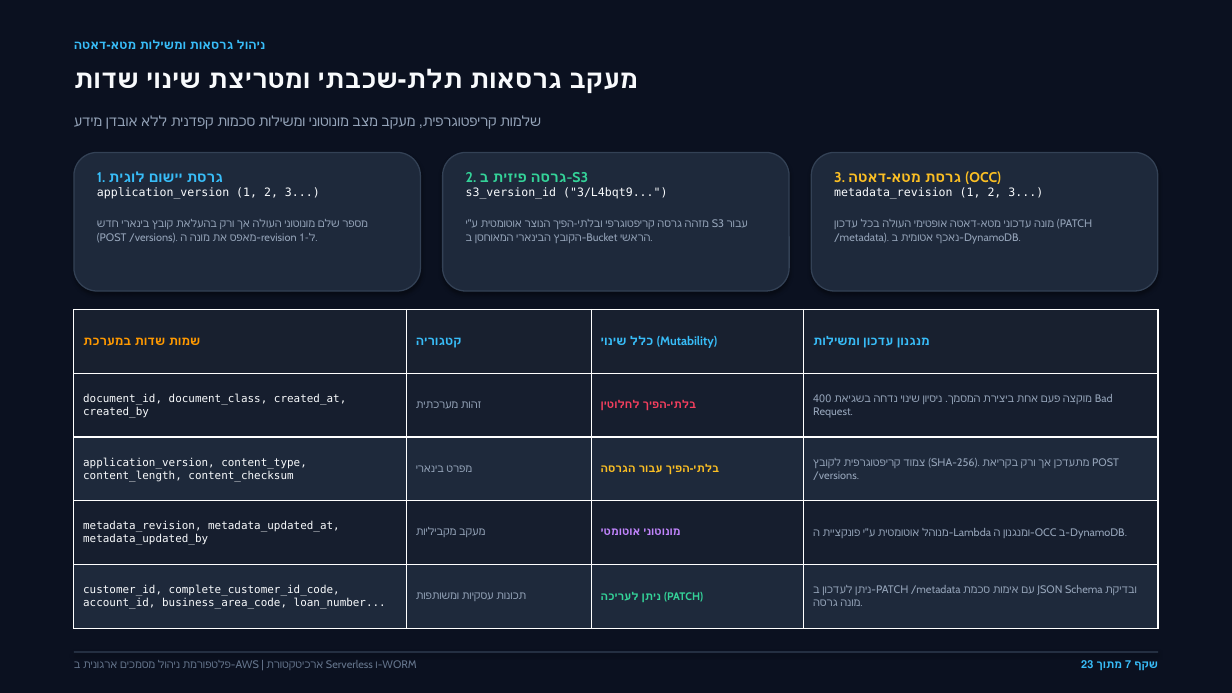
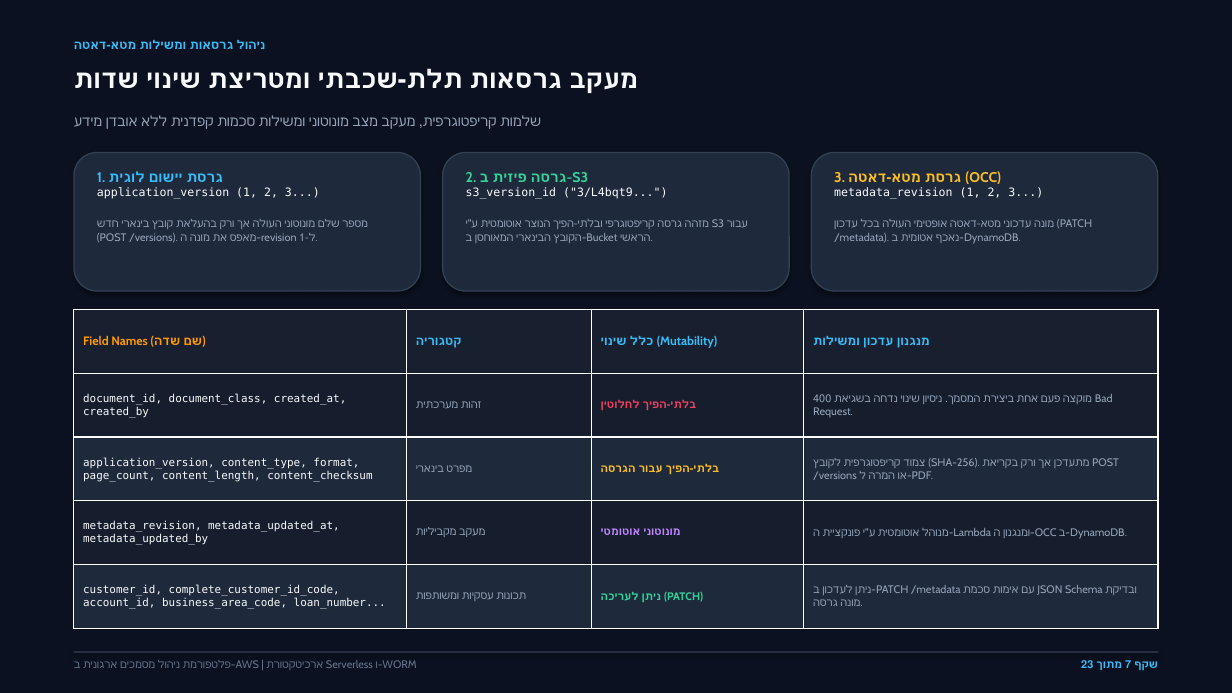
Before and after one commit to peydan/aws-doc-management-system, a slide deck: slide 7 of presentations/AWS_Document_Management_Platform_Architecture_Hebrew.pptx. Drawn at 1232x693 pixels with LibreOffice and Linux fonts; fonts in the diff are those of the drawing. Boxes give left, top, right and bottom in pixels: in the first picture for what was removed or moved away, otherwise in the second. Text is boxed around its words. In the diff, an @@ line names an element or a change of style, - is before the commit and + after.

Commit message:
zip fetch, add page to pdf, pdf pages count in meta data

```diff
--- a/presentations/AWS_Document_Management_Platform_Architecture_Hebrew.pptx
+++ b/presentations/AWS_Document_Management_Platform_Architecture_Hebrew.pptx
@@ table at (74, 310, 1158, 672) @@
-row 1, column 1: שמות שדות במערכת
+row 1, column 1: Field Names (שם שדה)
-row 3, column 1: application_version, content_type, content_length, content_checksum
+row 3, column 1: application_version, content_type, format, page_count, content_length, content_checksum
-row 3, column 4: צמוד קריפטוגרפית לקובץ (SHA-256). מתעדכן אך ורק בקריאת POST /versions.
+row 3, column 4: צמוד קריפטוגרפית לקובץ (SHA-256). מתעדכן אך ורק בקריאת POST /versions או המרה ל-PDF.
```
Also in this commit, not shown: 1 other slide changed, 44 other files.
